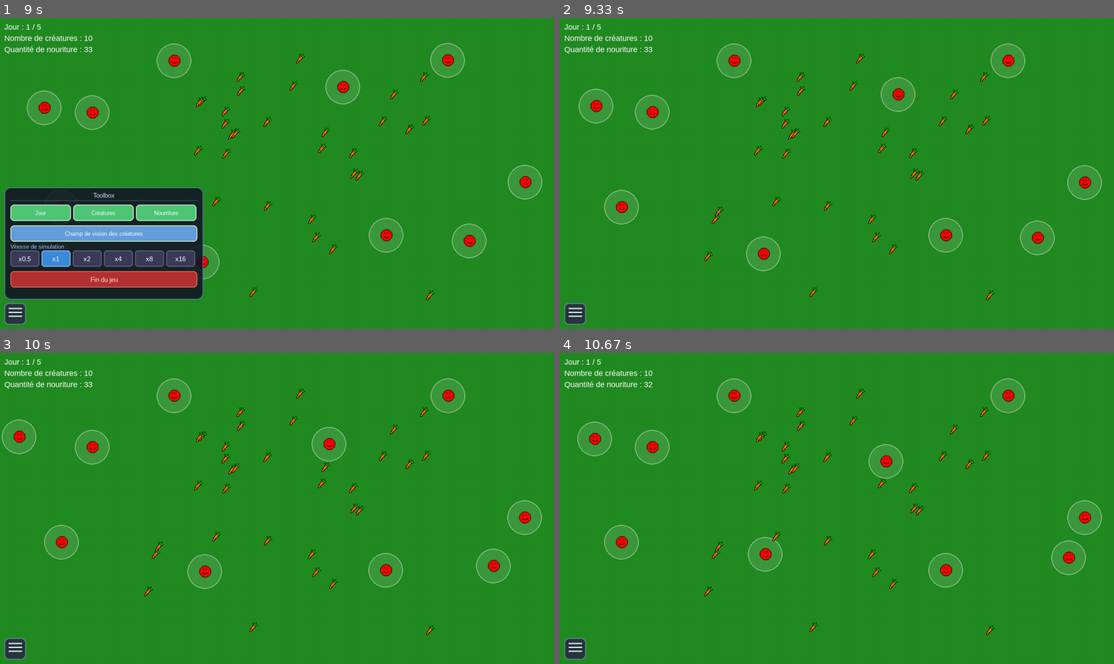
Above: before the commit, frames 1-4 (two rows, left to right).
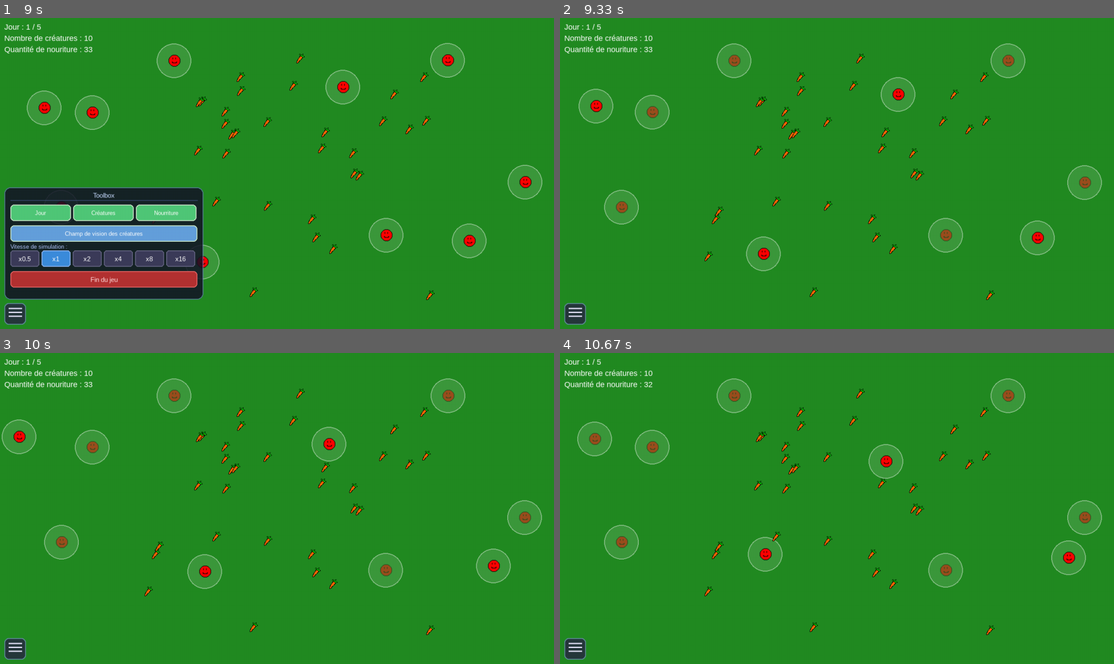
Above: after the commit, the same moments.

Repository: X47C/Trophees-NSI
Game: pygame game, started from main.py
Same seed, same stepped clock (60 frames per second), same inputs: the game is played once before the commit and once after it.
Inputs (mouse positions are in pixels of both pictures, inside the frame that each line leads up to):
- Up to frame 1 (9 s): click (260, 120) at 1.48 s; click "Start" at 1.82 s; press the mouse at (16, 313) at 2.13 s; move the mouse to (132, 207) at 2.23 s; release the mouse at (254, 98) at 2.37 s; click (376, 86) at 2.48 s; press the mouse at (16, 313) at 2.8 s; move the mouse to (171, 185) at 2.9 s; release the mouse at (332, 58) at 3.03 s; press the mouse at (16, 313) at 3.13 s; move the mouse to (77, 273) at 3.23 s; release the mouse at (144, 229) at 3.37 s; press the mouse at (16, 313) at 3.47 s; move the mouse to (127, 291) at 3.57 s; release the mouse at (243, 269) at 3.7 s; press the mouse at (16, 313) at 3.8 s; move the mouse to (83, 291) at 3.9 s; release the mouse at (155, 269) at 4.03 s; press the mouse at (16, 313) at 4.13 s; move the mouse to (160, 201) at 4.23 s; release the mouse at (310, 89) at 4.37 s; click (83, 58) at 4.48 s; press the mouse at (16, 313) at 4.8 s; move the mouse to (238, 189) at 4.9 s; release the mouse at (465, 61) at 5.03 s; click (343, 145) at 5.15 s; press the mouse at (16, 313) at 5.47 s; move the mouse to (72, 257) at 5.57 s; release the mouse at (127, 198) at 5.7 s; click (282, 232) at 5.82 s; press the mouse at (16, 313) at 6.13 s; move the mouse to (232, 282) at 6.23 s; release the mouse at (454, 251) at 6.37 s; press the mouse at (16, 313) at 6.47 s; move the mouse to (116, 260) at 6.57 s; release the mouse at (216, 207) at 6.7 s; press the mouse at (16, 313) at 6.8 s; move the mouse to (60, 248) at 6.9 s; release the mouse at (110, 182) at 7.03 s; press the mouse at (16, 313) at 7.13 s; move the mouse to (204, 248) at 7.23 s; release the mouse at (393, 182) at 7.37 s; press the mouse at (16, 313) at 7.47 s; move the mouse to (44, 248) at 7.57 s; release the mouse at (66, 185) at 7.7 s; press the mouse at (16, 313) at 7.8 s; move the mouse to (249, 301) at 7.9 s; release the mouse at (476, 285) at 8.03 s; press the mouse at (16, 313) at 8.13 s; move the mouse to (210, 192) at 8.23 s; release the mouse at (404, 70) at 8.37 s; click (404, 95) at 8.48 s; press the mouse at (16, 313) at 8.8 s; move the mouse to (166, 220) at 8.9 s
- Up to frame 2 (9.33 s): release the mouse at (881, 126) at 9.03 s; press the mouse at (576, 313) at 9.13 s; move the mouse to (770, 251) at 9.23 s
- Up to frame 3 (10 s): release the mouse at (404, 524) at 9.37 s; press the mouse at (16, 648) at 9.47 s; move the mouse to (210, 626) at 9.57 s; release the mouse at (409, 601) at 9.7 s; press the mouse at (16, 648) at 9.8 s; move the mouse to (88, 598) at 9.9 s
- Up to frame 4 (10.67 s): release the mouse at (720, 552) at 10.03 s; press the mouse at (576, 648) at 10.13 s; move the mouse to (709, 536) at 10.23 s; release the mouse at (848, 427) at 10.37 s; click (892, 514) at 10.48 s

Frame 1 is identical in both runs. In frame 2, 0.4% of the frame differs, in the area x 10-96%, y 11-72%; in frame 3, 0.4%; in frame 4, 0.5%, in the area x 5-96%, y 11-72%.

Commit message:
Comportement creaatues

Diff:
--- a/Game/creature.py
+++ b/Game/creature.py
@@ -31,6 +31,8 @@
         self.ate = 0
         self.energy = 100
 
+        self.sleep = False
+
         #affichage
         img = pg.image.load("assets/creature.png")
         img_size = img.get_size()
@@ -82,19 +84,28 @@
         if random() < burst_prob * dt:
             self.ang_vel += uniform(-burst_mag, burst_mag)
 
+        # deplacement en fonction de l'environnement dans l'odre de priorité suivant : fuite d'un predateur, deplacement vers de la nouriture, deplacement vers une proie
+        seen, object_id = self.see()
+        # fuite d'un potientiel predateur
+        if seen == 'predator':
+            fx, fy = settings.creatures_list[object_id[0]][object_id[1]].pos_x, settings.creatures_list[object_id[0]][object_id[1]].pos_y
+            desired = degrees(atan2(fy - self.pos_y, fx - self.pos_x) + 180) % 360.0
+            self.angle_deg = desired
+            self.ang_vel = 0.0
+
         # déplacement vers la nourriture si visible
-        seen, food_id = self.see_food()
-        if seen:
-            if food_id[1] == None:
-                fx, fy = settings.food_list[food_id[0]].pos_x, settings.food_list[food_id[0]].pos_y
-                desired = degrees(atan2(fy - self.pos_y, fx - self.pos_x)) % 360.0
-                self.angle_deg = desired
-                self.ang_vel = 0.0
-            else:
-                fx, fy = settings.creatures_list[food_id[0]][food_id[1]].pos_x, settings.creatures_list[food_id[0]][food_id[1]].pos_y
-                desired = degrees(atan2(fy - self.pos_y, fx - self.pos_x)) % 360.0
-                self.angle_deg = desired
-                self.ang_vel = 0.0
+        elif seen == 'food':
+            fx, fy = settings.food_list[object_id[0]].pos_x, settings.food_list[object_id[0]].pos_y
+            desired = degrees(atan2(fy - self.pos_y, fx - self.pos_x)) % 360.0
+            self.angle_deg = desired
+            self.ang_vel = 0.0
+
+        # deplacement vers une proie si visible
+        elif seen == 'prey':
+            fx, fy = settings.creatures_list[object_id[0]][object_id[1]].pos_x, settings.creatures_list[object_id[0]][object_id[1]].pos_y
+            desired = degrees(atan2(fy - self.pos_y, fx - self.pos_x)) % 360.0
+            self.angle_deg = desired
+            self.ang_vel = 0.0
 
         self.ang_vel *= damping
 
@@ -296,28 +307,35 @@
                 self.Baby()
             self.ate = 0
             self.energy = 100
-            self.pos_x = 550
-            self.pos_y = 440
-
-
-    def see_food(self) -> tuple:
-        """
-        return True si la creature a de la nourriture dans son champs de vision, False sinon
-        return egalement un tuple contenant les coordonnées (x, y) de la nouriture vue. Dans le cas ou  aucune noiuriture n'est vue ce tuple est de (None, None)
-        """
-        # cherche d'abord dans la liste de nourriture
+            self.sleep = False
+            self.image.set_alpha(255)
+
+
+    def see(self) -> tuple:
+        """
+        return le type d'objet vu : 'predator', 'food' ou 'prey', None si rien n'est vu
+        return egalement un tuple contenant la position dans la liste (i, j) de la nouriture vue. Dans le cas ou  aucune noiuriture n'est vue ce tuple est de (None, None)
+        """
+        # cherche un predateur
+        for i, l in enumerate(settings.creatures_list):
+            for j, c in enumerate(l):
+                if math.hypot(self.pos_x - c.pos_x, self.pos_y - c.pos_y) < self.radius:
+                    if self.size + 4 <= c.size:
+                        return 'predator', (i, j)
+
+        # cherche de le nourriture
         for i, food in enumerate(settings.food_list):
             if math.hypot(self.pos_x - food.pos_x, self.pos_y - food.pos_y) < self.radius:
-                return True, (i, None)
+                return 'food', (i, None)
 
         # cherche ensuite une créature plus petite à manger
         for i, l in enumerate(settings.creatures_list):
             for j, c in enumerate(l):
                 if math.hypot(self.pos_x - c.pos_x, self.pos_y - c.pos_y) < self.radius:
                     if self.size - 4 >= c.size:
-                        return True, (i, j)
-
-        return False, (None, None)
+                        return 'prey', (i, j)
+
+        return None, (None, None)
 
 
     def is_alive(self) -> bool:
@@ -351,6 +369,6 @@
             - j est l'indice de la creature dans settings.creature_list[1]
         La fonction permet a la créature self de manger l'autre créature si celle si est plus petite d'au moins 4
         """
-        if self.size - 4 >= c.size:
+        if self.size - 4 >= c.size and c.sleep == False:
             settings.creatures_list[i].pop(j)
             return
--- a/Game/game.py
+++ b/Game/game.py
@@ -23,6 +23,10 @@
                 if not c.energy == 0:
                     c.moove()
                     c.Eat()
+                else:
+                    if c.sleep == False:
+                        c.sleep = True
+                        c.image.set_alpha(125)
 
 
     def first_day(self) -> None:
